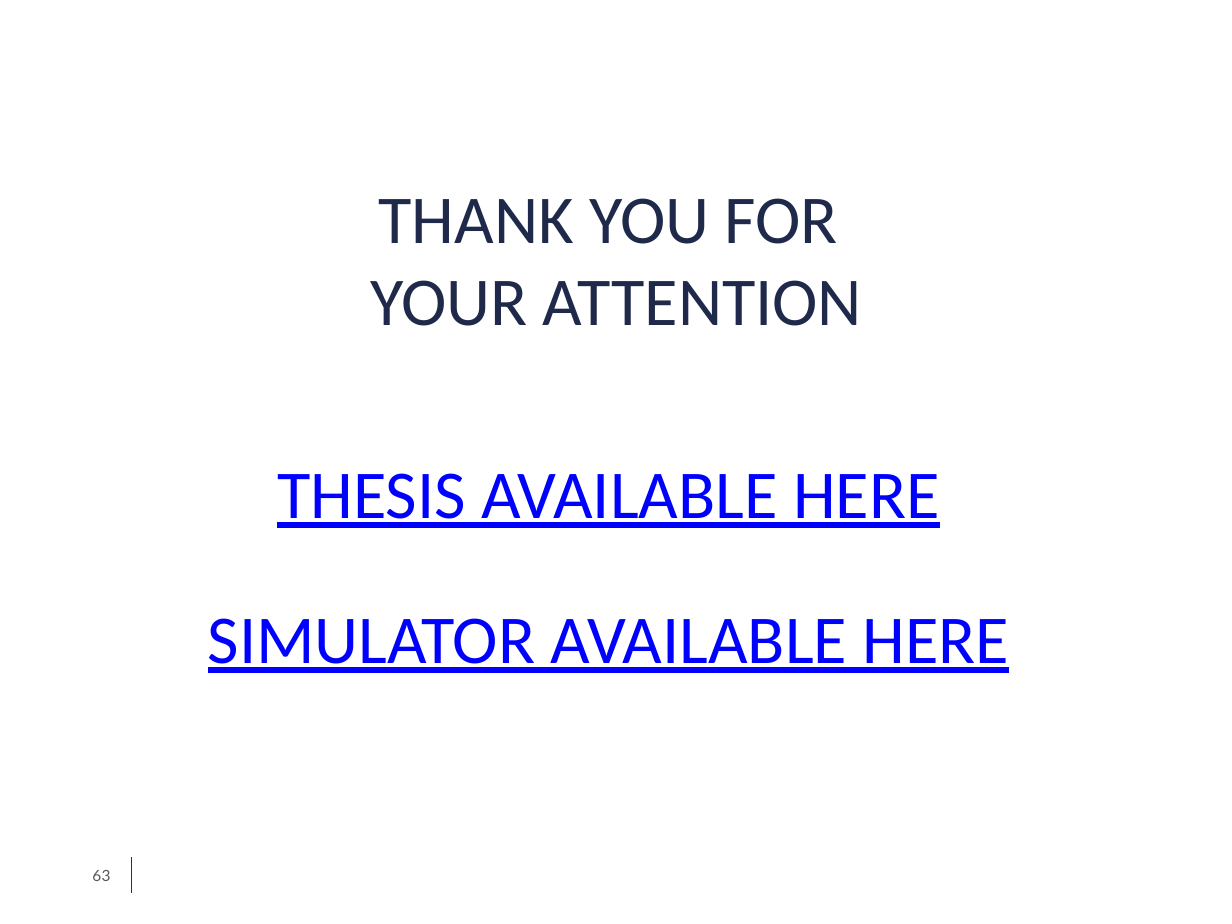
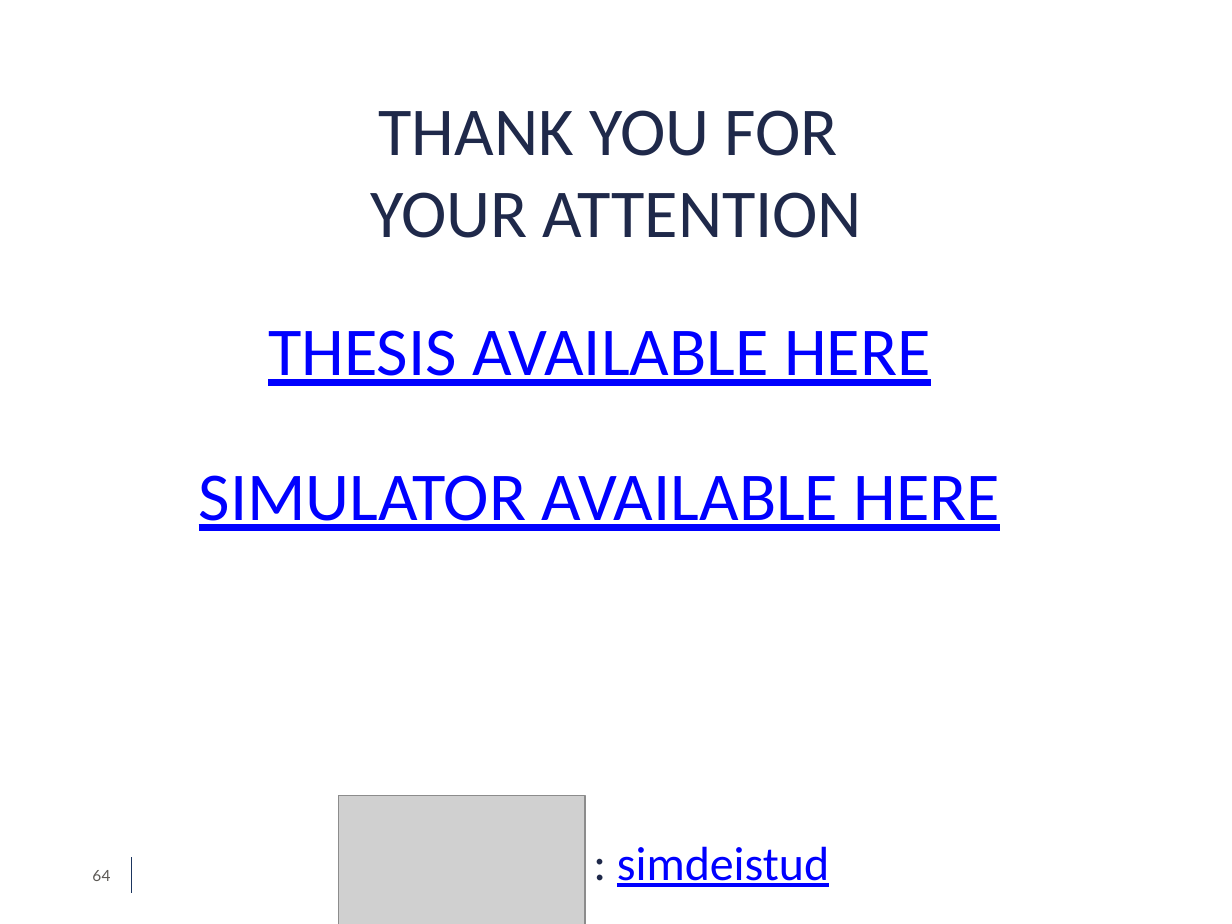
Before and after one commit to simdeistud/bachelors-thesis, a slide deck: slide 64 of SlidesDeiana4_3 -ABRIDGED.pptx (slide 63 before the commit). Drawn at 1232x924 pixels with LibreOffice and Linux fonts; fonts in the diff are those of the drawing; grey boxes stand for pictures; background and template pictures are left out. Boxes give left, top, right and bottom in pixels: in the first picture for what was removed or moved away, otherwise in the second. Text is boxed around its words. In the diff, an @@ line names an element or a change of style, - is before the commit and + after.

```diff
--- a/SlidesDeiana4_3 -ABRIDGED.pptx
+++ b/SlidesDeiana4_3 -ABRIDGED.pptx
@@ text "THANK YOU FOR": place and size @@
-text "THANK YOU FOR" at box(370, 198, 862, 326)
+text "THANK YOU FOR" at box(370, 110, 862, 238)
@@ text "THESIS AVAILABLE HERE": place and size @@
-text "THESIS AVAILABLE HERE" at box(277, 473, 940, 528)
+text "THESIS AVAILABLE HERE" at box(268, 330, 931, 386)
@@ text "SIMULATOR AVAILABLE HERE": place and size @@
-text "SIMULATOR AVAILABLE HERE" at box(208, 618, 1009, 673)
+text "SIMULATOR AVAILABLE HERE" at box(199, 475, 1000, 531)
@@ picture added at box(339, 796, 585, 924) @@
@@ text added at box(617, 846, 829, 887), 28 pt, text #0000FF, underline @@
+: simdeistud
@@ page number at box(92, 870, 110, 881): text changed @@
-63
+64
```
Also in this commit, not shown: 9 other slides changed, 1 slide added, 1 other file.
